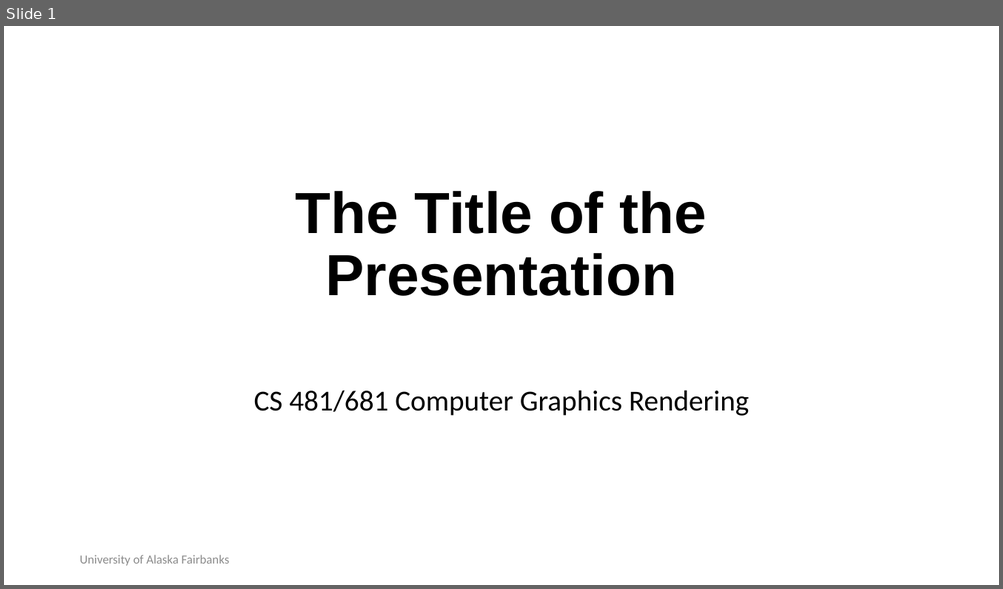
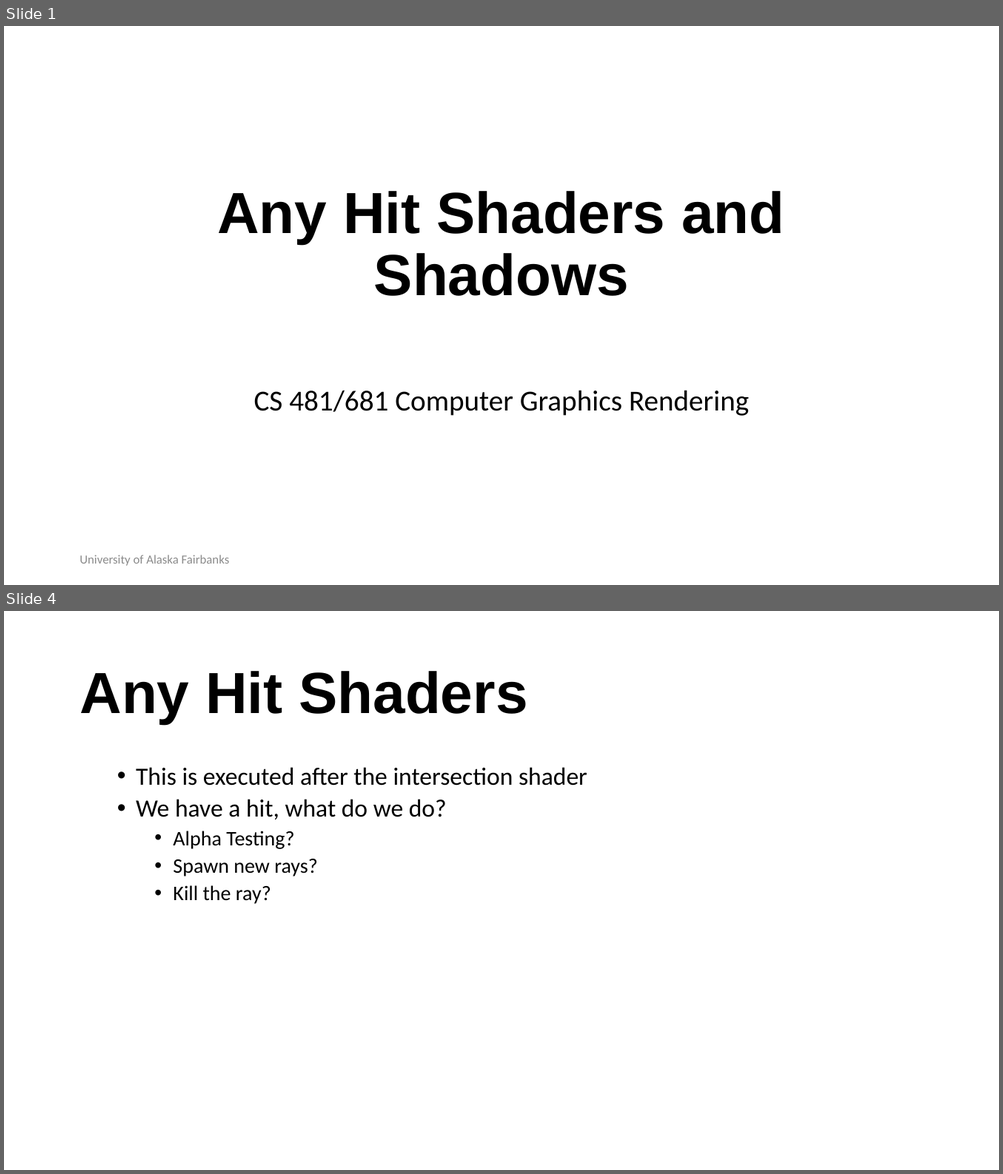
Before and after one commit to RahidZaman/cs481681-cgr, a slide deck: slides/pptx/week05.pptx. Shown one above the other, each under a label of ours: slide 1 before the commit, slides 1 and 4 after it; the slides between them are not shown. The pictures are 1003x589 and 1003x1174 pixels, drawn with LibreOffice and Linux fonts; fonts in the diff are those of the drawing; background and template pictures are left out. Boxes give left, top, right and bottom in pixels: in the first picture for what was removed or moved away, otherwise in the second. Text is boxed around its words. In the diff, an @@ line names an element or a change of style, - is before the commit and + after.

```diff
--- a/slides/pptx/week05.pptx
+++ b/slides/pptx/week05.pptx
@@ slide 4 added at [4, 611, 999, 1170], background #FFFFFF @@
@@ title added at [79, 671, 527, 725], 56 pt, text #000000, bold @@
+Any Hit Shaders
@@ text added at [136, 767, 587, 904], 24 pt, text #000000 @@
+  • This is executed after the intersection shader
+  • We have a hit, what do we do?
+    • Alpha Testing?
+    • Spawn new rays?
+    • Kill the ray?
@@ slide 1 changed as well @@
@@ title at [217, 191, 784, 296]: text changed @@
-The Title of the Presentation
+Any Hit Shaders and Shadows
```
Also in this commit, not shown: 1 other slide changed, 5 other slides added, 2 slides removed, 9 other files.
